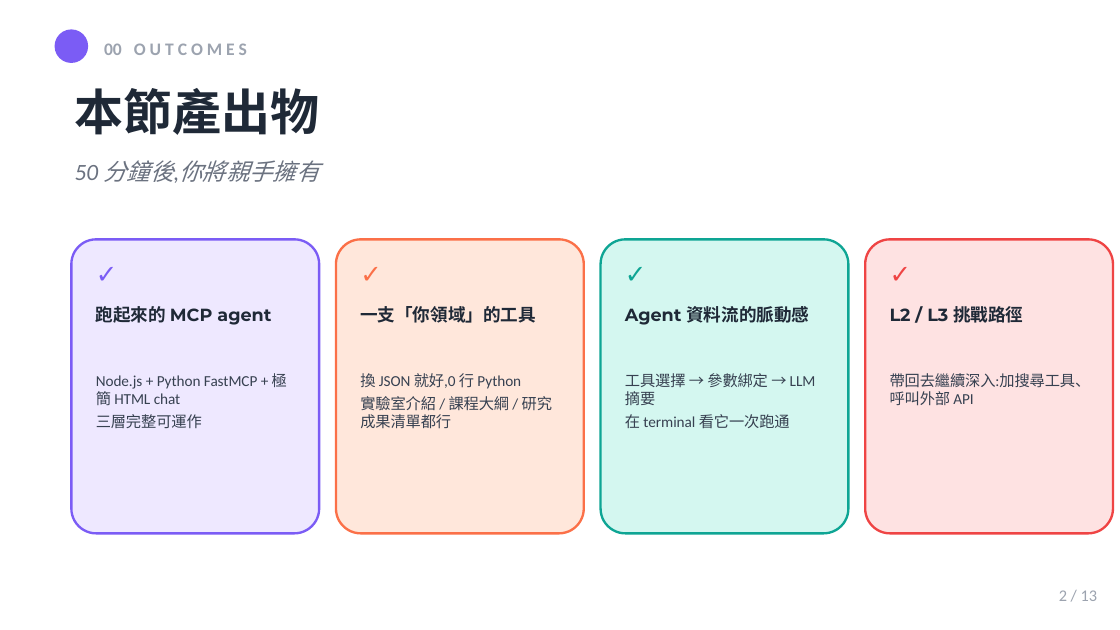
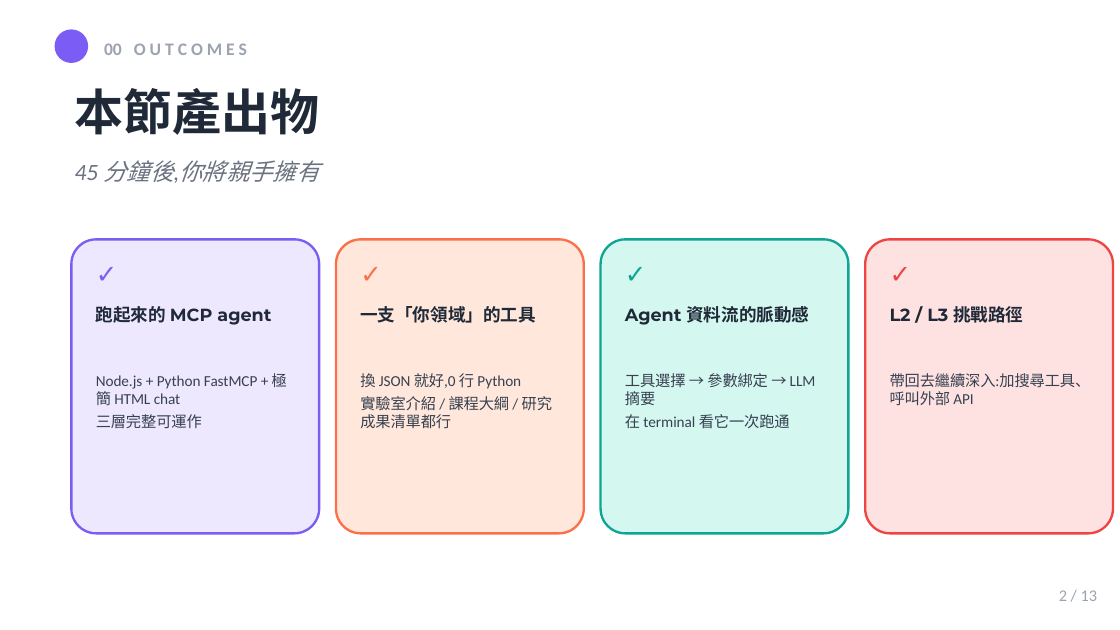
Before and after one commit to mjib007/nchu-mcp-workshop-2026, a slide deck: slide 2 of 04-hands-on-lab.pptx. Drawn at 1120x630 pixels with LibreOffice and Linux fonts; fonts in the diff are those of the drawing. Boxes give left, top, right and bottom in pixels: in the first picture for what was removed or moved away, otherwise in the second. Text is boxed around its words. In the diff, an @@ line names an element or a change of style, - is before the commit and + after.

```diff
--- a/04-hands-on-lab.pptx
+++ b/04-hands-on-lab.pptx
@@ text at bbox=[75, 160, 319, 182]: text changed @@
-50 分鐘後,你將親手擁有
+45 分鐘後,你將親手擁有
```
Also in this commit, not shown: 2 other slides changed, 4 other files.
